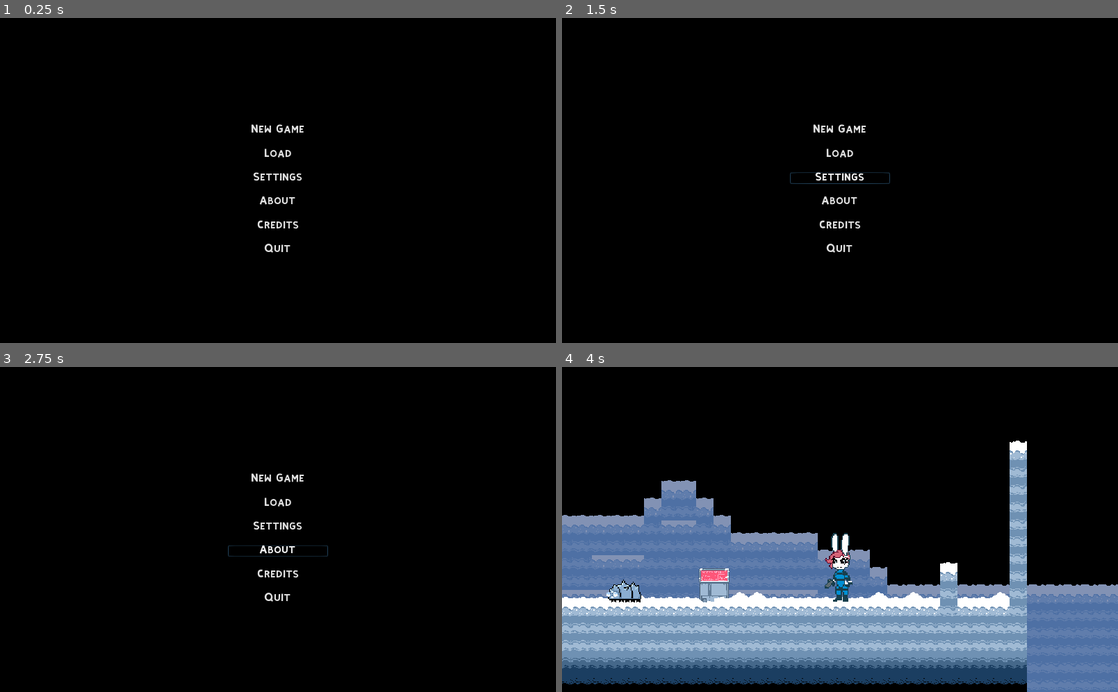
Above: before the commit, frames 1-4 (two rows, left to right).
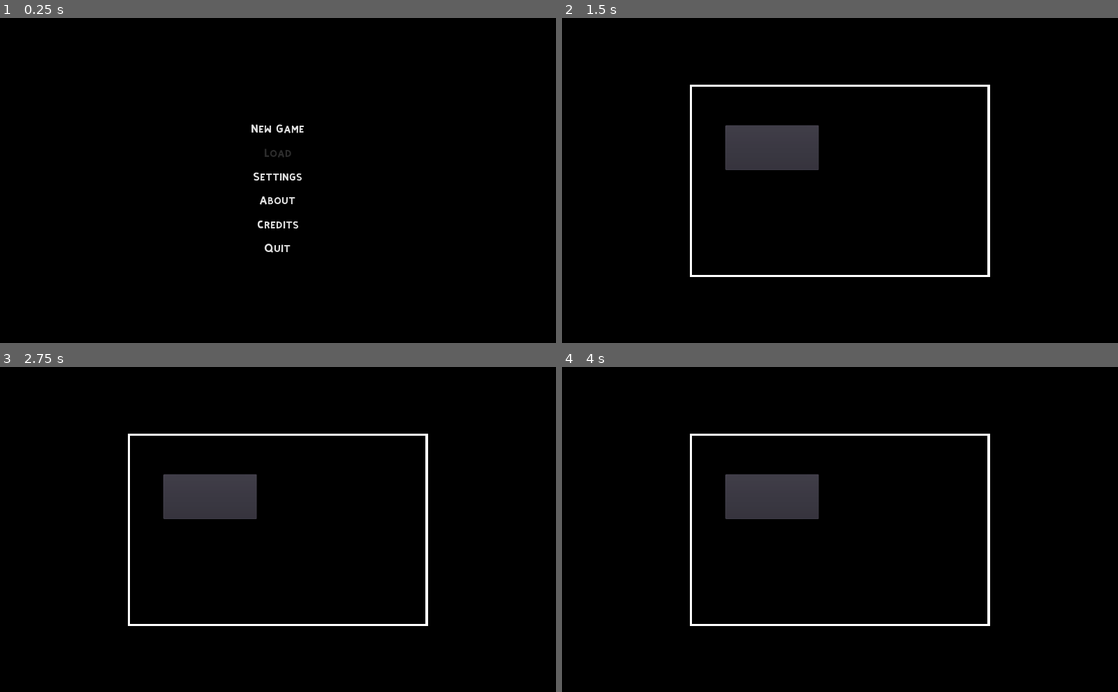
Above: after the commit, the same moments.

Repository: PeskyBatfish/Platformer-Game
Game: Godot game, scene res://GameRoot.tscn
The game is run twice, just before and just after one commit, with the same random seed, the same clock (stepped at 60 frames per second) and the same inputs.
Inputs (mouse positions are in pixels of both pictures, inside the frame that each line leads up to):
- Up to frame 1 (0.25 s): no input
- Up to frame 2 (1.5 s): click (840, 154) at 0.5 s, where only the run before the commit has a clickable "Load"; click "Settings" at 1.25 s
- Up to frame 3 (2.75 s): click (278, 552) at 2 s, where only the run before the commit has a clickable "About"
- Up to frame 4 (4 s): click (840, 575) at 2.75 s, where only the run before the commit has a clickable "Credits"; click (840, 480) at 3.5 s, where only the run before the commit has a clickable "New Game"

The runs differ from the first frame. In frame 1, less than 0.1% of the frame differs, in the area x 47-53%, y 40-43%; in frame 2, 4.2%; in frame 3, 4.2%; in frame 4, 46%, in the area x 0-100%, y 20-100%.

Commit message:
Generalized scene load call, menu stack, UI input fixes, etc.

Diff:
--- a/Space Platformer/Data/GameRoot.gd
+++ b/Space Platformer/Data/GameRoot.gd
@@ -3,6 +3,7 @@
 # Called when the node enters the scene tree for the first time.
 func _ready():
 	Global.game_root = self
+	UI.default_backdrop = $HUD/UI_Root/DefaultBackdrop
 	UI.set_menu(UI.MENUS.main_menu)
 
 	##### for debugging!
--- a/Space Platformer/Data/GameRoot.tscn
+++ b/Space Platformer/Data/GameRoot.tscn
@@ -1,5 +1,6 @@
-[gd_scene load_steps=7 format=2]
+[gd_scene load_steps=8 format=2]
 
+[ext_resource path="res://Menus/SettingsMenu/Menu_Settings.tscn" type="PackedScene" id=1]
 [ext_resource path="res://Menus/PauseMenu/Menu_Pause.tscn" type="PackedScene" id=2]
 [ext_resource path="res://Menus/QuitToMainMenu/Menu_QuitToMainMenu.tscn" type="PackedScene" id=3]
 [ext_resource path="res://Menus/MainMenu/Menu_Main.tscn" type="PackedScene" id=4]
@@ -24,7 +25,17 @@
 "_edit_use_anchors_": false
 }
 
+[node name="DefaultBackdrop" type="ColorRect" parent="HUD/UI_Root"]
+anchor_right = 1.0
+anchor_bottom = 1.0
+color = Color( 0, 0, 0, 1 )
+__meta__ = {
+"_edit_lock_": true,
+"_edit_use_anchors_": false
+}
+
 [node name="MainMenu" parent="HUD/UI_Root" instance=ExtResource( 4 )]
+visible = false
 
 [node name="PauseMenu" parent="HUD/UI_Root" instance=ExtResource( 2 )]
 visible = false
@@ -39,3 +50,9 @@
 anchor_top = 0.5
 anchor_right = 0.5
 anchor_bottom = 0.5
+
+[node name="SettingsMenu" parent="HUD/UI_Root" instance=ExtResource( 1 )]
+anchor_left = 0.5
+anchor_top = 0.5
+anchor_right = 0.5
+anchor_bottom = 0.5
--- a/Space Platformer/Data/Menus/MainMenu/Menu_Main.tscn
+++ b/Space Platformer/Data/Menus/MainMenu/Menu_Main.tscn
@@ -10,6 +10,7 @@
 __meta__ = {
 "_edit_use_anchors_": false
 }
+menu_id = 0
 
 [node name="Backdrop" type="ColorRect" parent="."]
 anchor_right = 1.0
@@ -46,6 +47,7 @@
 margin_right = 184.0
 margin_bottom = 69.0
 custom_fonts/font = ExtResource( 2 )
+disabled = true
 text = "Load"
 flat = true
 __meta__ = {
--- a/Space Platformer/Data/Menus/Menu_Generic.gd
+++ b/Space Platformer/Data/Menus/Menu_Generic.gd
@@ -1,24 +1,10 @@
 extends Control
 class_name Menu
 
-export(UI.MENUS) var menu_id
-export(UI.MENUS) var parent_menu
+export(UI.MENUS) var menu_id = UI.MENUS.MAX_MENU_ITEM_ID
+export(UI.MENUS) var parent_menu = UI.MENUS.MAX_MENU_ITEM_ID # used for the keybind input check!
 export(String) var default_keybind = ""
-
-###
-
-func _input(event):
-
-	# if there's a keybind for this menu...
-	if default_keybind in InputMap.get_actions() && Input.is_action_just_pressed(default_keybind):
-		# ...open this menu if we're inside the parent menu
-		if UI.current_menu_id == parent_menu:
-			UI.set_menu(menu_id)
-			return
-		# ...close this menu if we're inside the current menu
-		elif UI.current_menu_id == menu_id:
-			UI.set_menu(parent_menu)
-			return
+export(bool) var can_be_closed = false
 
 func _ready():
 	UI.menu_node_register(self, menu_id)
--- /dev/null
+++ b/Space Platformer/Data/Menus/SettingsMenu/Menu_Settings.gd
@@ -0,0 +1,16 @@
+extends Menu
+
+func _on_Resume_pressed():
+	UI.set_menu(UI.MENUS.ingame)
+
+func _on_Save_pressed():
+	UI.set_menu(UI.MENUS.save_game)
+
+func _on_Load_pressed():
+	UI.set_menu(UI.MENUS.load_game)
+
+func _on_Settings_pressed():
+	UI.set_menu(UI.MENUS.settings)
+
+func _on_Quit_pressed():
+	UI.set_menu(UI.MENUS.quit_to_main_menu_confirmation)
--- /dev/null
+++ b/Space Platformer/Data/Menus/SettingsMenu/Menu_Settings.tscn
@@ -0,0 +1,114 @@
+[gd_scene load_steps=4 format=2]
+
+[ext_resource path="res://Menus/SettingsMenu/Menu_Settings.gd" type="Script" id=1]
+[ext_resource path="res://Fonts/KiriFont.tres" type="DynamicFont" id=2]
+[ext_resource path="res://Menus/Backdrop.tscn" type="PackedScene" id=3]
+
+[node name="SettingsMenu" type="Control"]
+script = ExtResource( 1 )
+__meta__ = {
+"_edit_use_anchors_": false
+}
+menu_id = 6
+can_be_closed = true
+
+[node name="Backdrop" parent="." instance=ExtResource( 3 )]
+anchor_left = 0.5
+anchor_top = 0.5
+anchor_right = 0.5
+anchor_bottom = 0.5
+margin_left = -276.0
+margin_top = -177.0
+margin_right = 276.0
+margin_bottom = 178.0
+
+[node name="Tabs" type="Tabs" parent="Backdrop"]
+anchor_left = 0.5
+anchor_top = 0.5
+anchor_right = 0.5
+anchor_bottom = 0.5
+margin_left = -210.0
+margin_top = -126.5
+margin_right = 211.0
+margin_bottom = 126.5
+__meta__ = {
+"_edit_use_anchors_": false
+}
+
+[node name="TabContainer" type="TabContainer" parent="Backdrop/Tabs"]
+margin_right = 170.0
+margin_bottom = 106.0
+
+[node name="ItemList" type="VBoxContainer" parent="Backdrop"]
+visible = false
+anchor_left = 0.5
+anchor_top = 0.5
+anchor_right = 0.5
+anchor_bottom = 0.5
+margin_left = -92.0
+margin_top = -103.5
+margin_right = 92.0
+margin_bottom = 103.5
+custom_constants/separation = 23
+__meta__ = {
+"_edit_use_anchors_": false
+}
+
+[node name="Resume" type="Button" parent="Backdrop/ItemList"]
+margin_right = 184.0
+margin_bottom = 23.0
+custom_fonts/font = ExtResource( 2 )
+text = "Resume"
+flat = true
+
+[node name="Save" type="Button" parent="Backdrop/ItemList"]
+margin_top = 46.0
+margin_right = 184.0
+margin_bottom = 69.0
+custom_fonts/font = ExtResource( 2 )
+disabled = true
+text = "Save"
+flat = true
+__meta__ = {
+"_edit_use_anchors_": false
+}
+
+[node name="Load" type="Button" parent="Backdrop/ItemList"]
+margin_top = 92.0
+margin_right = 184.0
+margin_bottom = 115.0
+custom_fonts/font = ExtResource( 2 )
+disabled = true
+text = "Load"
+flat = true
+__meta__ = {
+"_edit_use_anchors_": false
+}
+
+[node name="Settings" type="Button" parent="Backdrop/ItemList"]
+margin_top = 138.0
+margin_right = 184.0
+margin_bottom = 161.0
+custom_fonts/font = ExtResource( 2 )
+text = "Settings"
+flat = true
+__meta__ = {
+"_edit_use_anchors_": false
+}
+
+[node name="Quit" type="Button" parent="Backdrop/ItemList"]
+margin_top = 184.0
+margin_right = 184.0
+margin_bottom = 207.0
+custom_fonts/font = ExtResource( 2 )
+text = "Quit"
+flat = true
+__meta__ = {
+"_edit_use_anchors_": false
+}
+
+[connection signal="pressed" from="Backdrop/ItemList/Resume" to="." method="_on_Resume_pressed"]
+[connection signal="pressed" from="Backdrop/ItemList/Save" to="." method="_on_Save_pressed"]
+[connection signal="pressed" from="Backdrop/ItemList/Load" to="." method="_on_Load_pressed"]
+[connection signal="pressed" from="Backdrop/ItemList/Settings" to="." method="_on_Settings_pressed"]
+[connection signal="pressed" from="Backdrop/ItemList/Quit" to="." method="_on_Quit_pressed"]
--- a/Space Platformer/Data/Singletons/Game.gd
+++ b/Space Platformer/Data/Singletons/Game.gd
@@ -21,14 +21,13 @@
 
 	# set global level node pointer to null
 	Global.level = null
+	UI.default_backdrop.visible = true
 
 func load_level(level_name, params = null):
 	unload_level() # always unload current level first!
 
 	var scene_path = str("res://Levels/", level_name, ".tscn")
-	var level_node = load(scene_path).instance()
-	level_node.name = "Level"
-	Global.game_root.add_child(level_node)
+	var level_node = Global.add_scene(Global.game_root, scene_path, "Level")
 	Global.level = level_node
 
 	# extra params for level continuation/config/etc.
@@ -37,6 +36,7 @@
 
 	# automatically set state to "ingame" by default
 	UI.set_menu(UI.MENUS.ingame)
+	UI.default_backdrop.visible = false
 
 func load_game(filename):
 	pass
--- a/Space Platformer/Data/Singletons/Global.gd
+++ b/Space Platformer/Data/Singletons/Global.gd
@@ -9,6 +9,12 @@
 func process_exit():
 	get_tree().quit()
 
+func add_scene(scene_parent, scene_path, node_name):
+	var level_node = load(scene_path).instance()
+	level_node.name = node_name
+	scene_parent.add_child(level_node)
+	return level_node
+
 func lose_health(var damage_taken):
 	health -= damage_taken
 	print(health)
--- a/Space Platformer/Data/Singletons/IO.gd
+++ b/Space Platformer/Data/Singletons/IO.gd
@@ -1,7 +1,6 @@
 extends Node
 
-### - 1: internal file I/O handlers functions
-
+# Internal methods (file I/O handling)
 var file_handle = null
 func _open_handle(filename, ModeFlags):
 	file_handle = File.new()
@@ -17,8 +16,7 @@
 	if file_handle != null:
 		file_handle.close()
 
-### - 2: boilerplate functions
-
+# Boilerplate
 func save_variant(file_contents, filename):
 	# todo
 	pass
--- a/Space Platformer/Data/Singletons/UI.gd
+++ b/Space Platformer/Data/Singletons/UI.gd
@@ -1,4 +1,6 @@
 extends Node
+
+var default_backdrop = null
 
 enum MENUS {
 	main_menu,
@@ -31,6 +33,7 @@
 var MENU_RECORDS = {} # this gets filled during runtime
 
 var current_menu_id = null
+var prev_menus_stack = [] # this starts empty. it gets filled with the PREVIOUS menu upon opening a new one!
 
 func menu_id_is_valid(menu_id):
 	if menu_id == null:
@@ -50,6 +53,7 @@
 
 ###
 
+# Internal methods
 func _close_menu(menu_id):
 	if MENU_RECORDS.has(menu_id):
 		MENU_RECORDS[menu_id].visible = false
@@ -57,14 +61,52 @@
 	if MENU_RECORDS.has(menu_id):
 		MENU_RECORDS[menu_id].visible = true
 
-func set_menu(menu_id):
+# Boilerplate
+func set_menu(menu_id, push_previous = true):
 	if !menu_id_is_valid(menu_id):
 		return false
 	if !MENU_RECORDS.has(menu_id) && menu_id != MENUS.ingame:
 		return false
 
+	# push previous menu on the stack, and close it
+	if push_previous:
+		prev_menus_stack.push_back(current_menu_id)
+		print(prev_menus_stack)
 	_close_menu(current_menu_id)
+
+	# open the new menu and set the current menu ID
 	_open_menu(menu_id)
 	current_menu_id = menu_id
+	return true
+func pop_menu():
+	# go back to the last menu saved in the stack (usually the parent menu)
+	var prev_menus_count = prev_menus_stack.size()
+	if prev_menus_count > 0:
+		set_menu(prev_menus_stack[prev_menus_count - 1], false)
+		prev_menus_stack.pop_back()
+		print(prev_menus_stack)
+		return true
+	else:
+		return false
 
-	return true
+# Main UI input loop!
+func _input(event):
+
+	# go through all the registered menus...
+	for menu_id in MENU_RECORDS:
+		var menu_node = MENU_RECORDS[menu_id]
+
+		# if there's a keybind for this menu...
+		if menu_node.default_keybind in InputMap.get_actions() && Input.is_action_just_pressed(menu_node.default_keybind):
+			# ...open this menu if we're inside the parent menu
+			if current_menu_id == menu_node.parent_menu:
+				set_menu(menu_id)
+				return
+			# ...close this menu if we're inside the current menu
+			elif current_menu_id == menu_id:
+				pop_menu()
+				return
+		# if enabled, close the menu and go back to the previous UI/menu on the stack
+		elif current_menu_id == menu_id && menu_node.can_be_closed && Input.is_action_just_pressed("ui_cancel"):
+			pop_menu()
+			return
